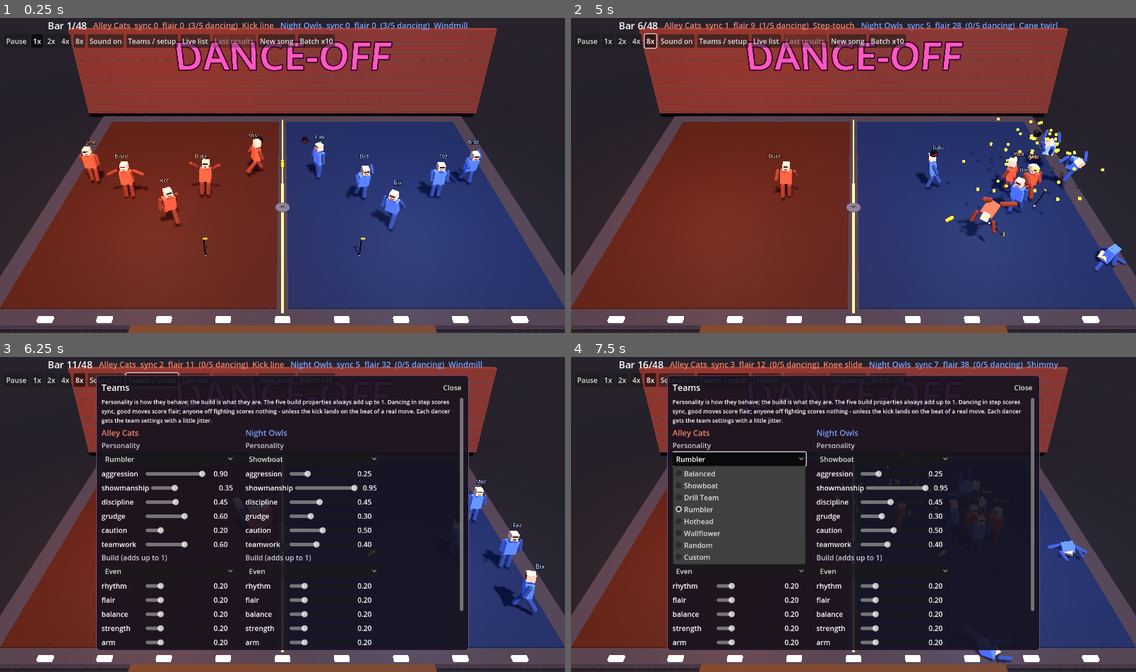
Above: before the commit, frames 1-4 (two rows, left to right).
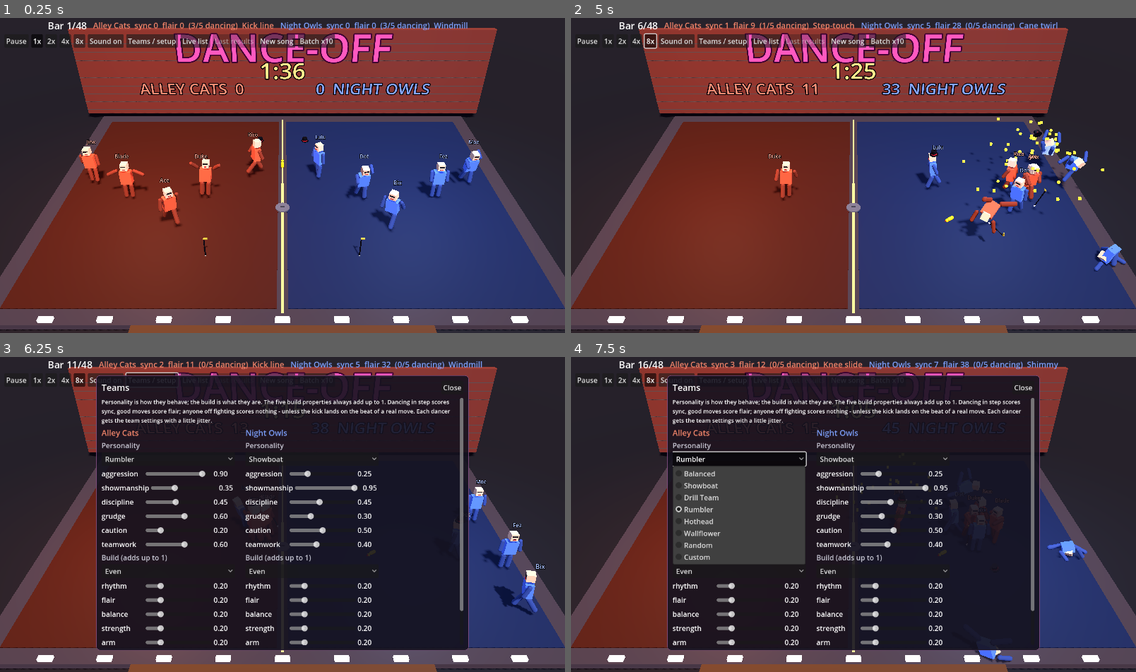
Above: after the commit, the same moments.

Repository: nathandunn/danceoff-bots
Game: Godot game, scene res://scenes/Main.tscn
Two runs of this game, one before a commit and one after it. Both use one fixed random seed, a clock stepped at 60 frames per second and the inputs below.
Inputs:
- Up to frame 1 (0.25 s): no input
- Up to frame 2 (5 s): click "New song" at 0.5 s; click "New song" at 1.25 s; click "1x" at 2 s; click "2x" at 2.75 s; click "4x" at 3.5 s; click "8x" at 4.25 s
- Up to frame 3 (6.25 s): click "Teams / setup" at 5 s; click "Live list" at 5.75 s
- Up to frame 4 (7.5 s): click "Batch x10" at 6.5 s; click "Rumbler" at 7.25 s

The runs differ from the first frame. In frame 1, 3.5% of the frame differs, in the area x 24-77%, y 4-25%; in frame 2, 3.6%, in the area x 24-78%, y 4-25%; in frame 3, 0.2%; in frame 4, 0.2%.

Commit message:
Backdrop board: countdown and running score under the DANCE-OFF sign
- Clock counts down the song (m:ss), turns red for the last ten seconds, then reads JUDGING and FINAL
- Each crew's running score (sync + flair) either side in team colours; after the song, the average judge's points
- Sign raised to make room

Co-Authored-By: Claude Opus 5 <noreply@anthropic.com>

Diff:
--- a/scripts/match_manager.gd
+++ b/scripts/match_manager.gd
@@ -104,6 +104,8 @@
 		totals[t] = 0.0
 	if stage != null:
 		stage.hide_cards()
+		if not headless:
+			_update_board()
 
 
 func _clear() -> void:
@@ -133,11 +135,13 @@
 			_on_beat(beat_i)
 		if stage != null and not headless:
 			stage.bounce(beat_f)
+			_update_board()
 	elif celebrating:
 		elapsed += delta
 		beat_f = elapsed * BPM / 60.0
 		if stage != null and not headless:
 			stage.bounce(beat_f)
+			_update_board()
 		_phase_t -= delta
 		if _phase_t <= 0.0:
 			if celebration_phase == "judging":
@@ -185,6 +189,22 @@
 				near = true
 	var log_t: Array = call_log[t]
 	return Moves.choose(rng, cap.showmanship, cap.aggression, near, canes - 1, log_t.slice(-2))
+
+
+func song_length() -> float:
+	return float(song_bars * 4) * 60.0 / BPM
+
+
+## The board on the backdrop: time left and running score (sync + flair) while the song plays;
+## after it, the average judge's points.
+func _update_board() -> void:
+	if running or not celebrating:
+		var left := maxf(song_length() - elapsed, 0.0)
+		var secs := int(ceil(left))
+		stage.update_board("%d:%02d" % [secs / 60, secs % 60], int(score(0)), int(score(1)), running and left <= 10.0)
+	else:
+		stage.update_board("JUDGING" if celebration_phase == "judging" else "FINAL",
+			int(round(totals[0] / 3.0)), int(round(totals[1] / 3.0)), false)
 
 
 func team_dancers(t: int) -> Array[Dancer]:
--- a/scripts/stage.gd
+++ b/scripts/stage.gd
@@ -14,6 +14,9 @@
 var _crowd_base: Array[float] = []
 var _crowd_phase: Array[float] = []
 var judge_cards: Array = []   # per judge: [Label3D for team 0, Label3D for team 1]
+var board_timer: Label3D
+var board_scores: Array[Label3D] = []
+var _board_key := ""
 
 
 func _ready() -> void:
@@ -113,8 +116,13 @@
 	neon.outline_size = 24
 	neon.modulate = Color(1.0, 0.35, 0.75)
 	neon.outline_modulate = Color(0.25, 0.0, 0.2)
-	neon.position = Vector3(0, 3.6, z + 0.2)
+	neon.position = Vector3(0, 4.05, z + 0.2)
 	add_child(neon)
+	# the board under the sign: countdown in the middle, running score per crew either side
+	board_timer = _board_label(Vector3(0, 2.7, z + 0.2), 130, Color(1.0, 0.92, 0.55))
+	for t in 2:
+		board_scores.append(_board_label(Vector3((-1.0 if t == 0 else 1.0) * 5.2, 1.6, z + 0.2), 90,
+			(MatchManager.TEAM_COLORS[t] as Color).lightened(0.3)))
 	for t in 2:
 		var l := OmniLight3D.new()
 		l.light_color = (MatchManager.TEAM_COLORS[t] as Color).lightened(0.3)
@@ -122,6 +130,30 @@
 		l.omni_range = 14.0
 		l.position = Vector3((-1.0 if t == 0 else 1.0) * 6.0, 4.5, 1.0)
 		add_child(l)
+
+
+func _board_label(pos: Vector3, size: int, col: Color) -> Label3D:
+	var l := Label3D.new()
+	l.font_size = size
+	l.pixel_size = 0.01
+	l.outline_size = 20
+	l.modulate = col
+	l.outline_modulate = Color(0.05, 0.02, 0.05)
+	l.position = pos
+	add_child(l)
+	return l
+
+
+## clock text ("1:23", "JUDGING", "FINAL"), each crew's score, and whether the clock is in its last ten seconds
+func update_board(clock: String, s0: int, s1: int, urgent: bool) -> void:
+	var key := "%s|%d|%d|%s" % [clock, s0, s1, urgent]
+	if key == _board_key or board_timer == null:
+		return
+	_board_key = key
+	board_timer.text = clock
+	board_timer.modulate = Color(1.0, 0.3, 0.25) if urgent else Color(1.0, 0.92, 0.55)
+	board_scores[0].text = "%s  %d" % [String(MatchManager.TEAM_NAMES[0]).to_upper(), s0]
+	board_scores[1].text = "%d  %s" % [s1, String(MatchManager.TEAM_NAMES[1]).to_upper()]
 
 
 func _judges() -> void:
Not shown, changed: dist/index.html
Not shown, changed: dist/index.js.gz
Not shown, changed: dist/index.pck.gz
Not shown, changed: dist/index.wasm.gz
